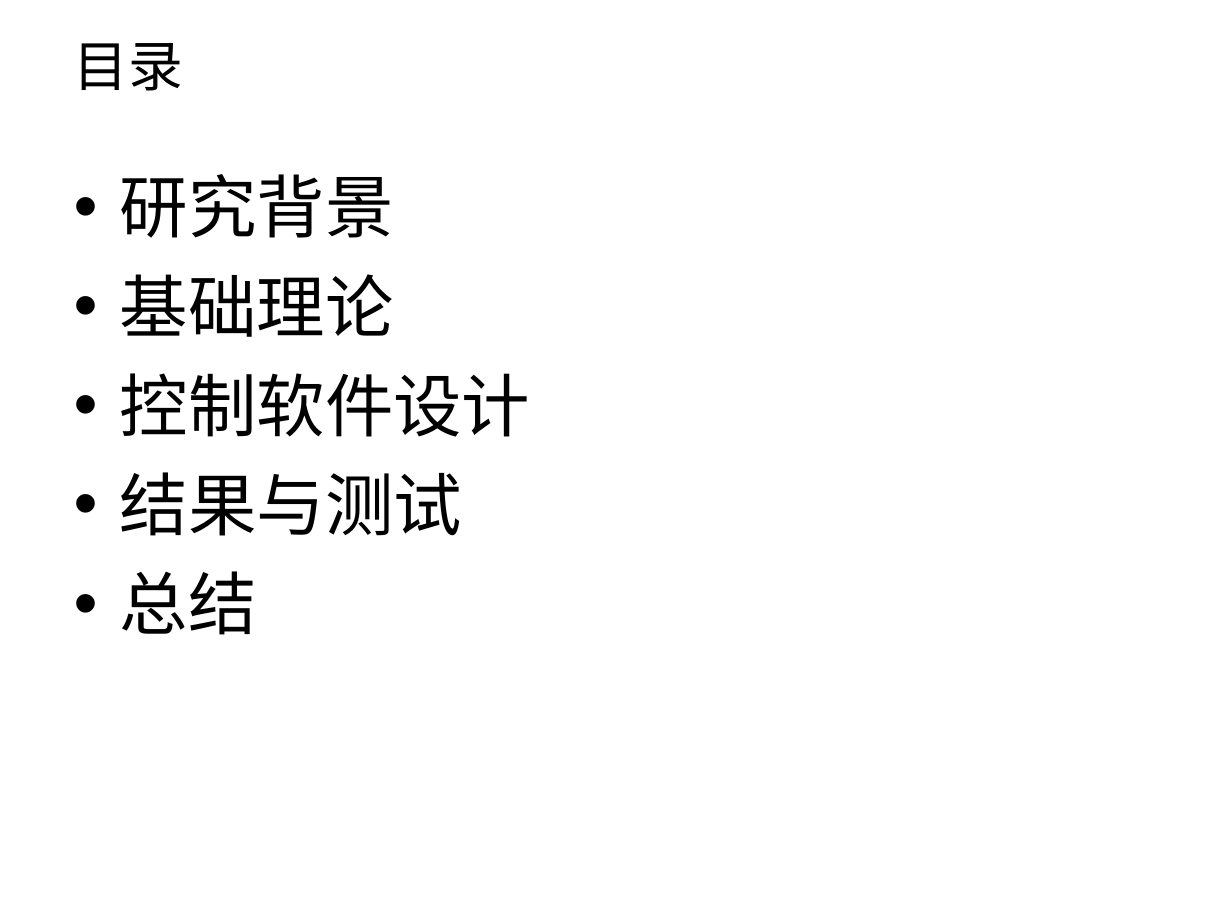
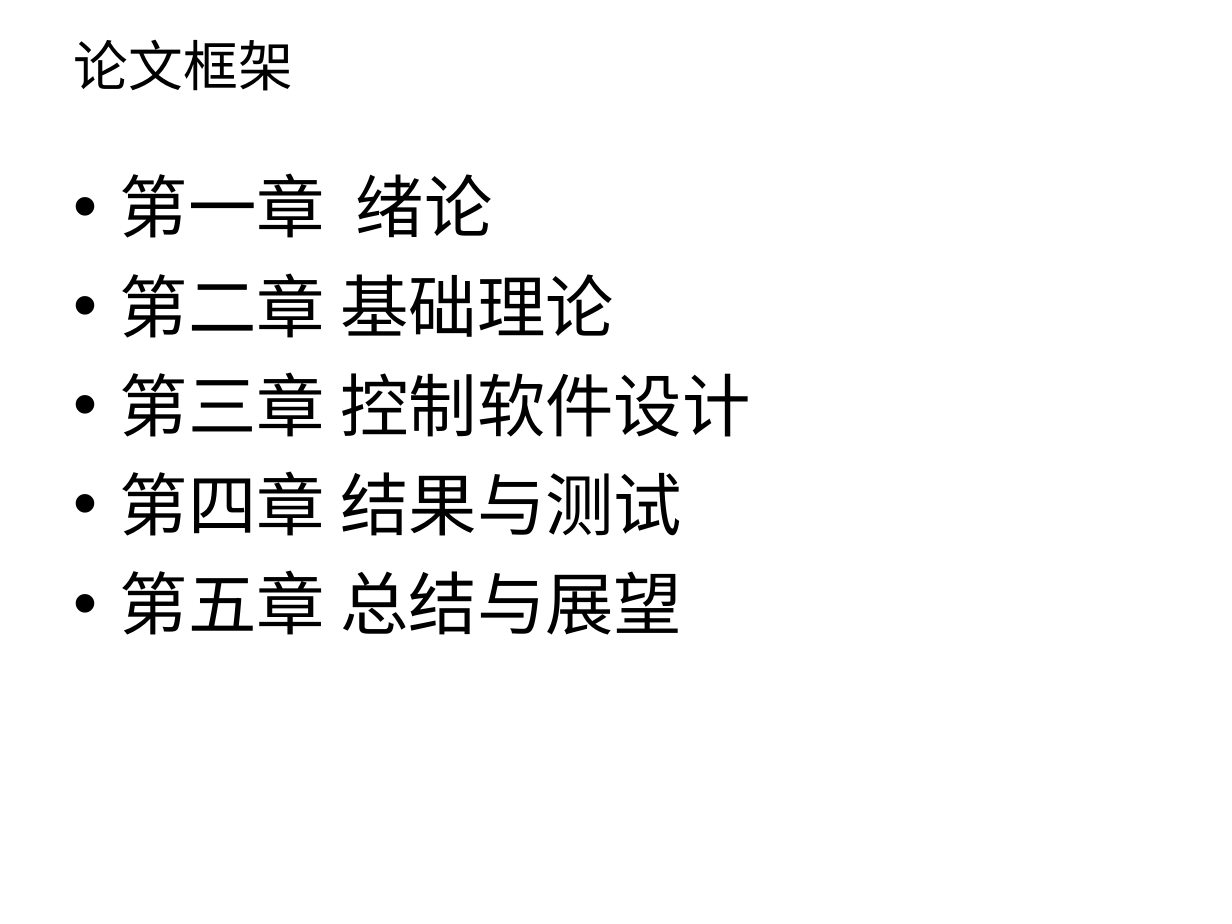
Before and after one commit to aihes/PylonCamera, a slide deck: slide 2 of paper/激光散斑系统CCD相机数据采集控制软件设计.ppt. Drawn at 1232x924 pixels with LibreOffice and Linux fonts; fonts in the diff are those of the drawing; background and template pictures are left out. Boxes give left, top, right and bottom in pixels: in the first picture for what was removed or moved away, otherwise in the second. Text is boxed around its words. In the diff, an @@ line names an element or a change of style, - is before the commit and + after.

```diff
--- a/paper/激光散斑系统CCD相机数据采集控制软件设计.ppt
+++ b/paper/激光散斑系统CCD相机数据采集控制软件设计.ppt
@@ title at (74,39,293,91): text changed @@
-目录
+论文框架
@@ text at (120,173,750,635): text changed @@
-• 研究背景
-• 基础理论
-• 控制软件设计
-• 结果与测试
-• 总结
+• 第一章 绪论
+• 第二章 基础理论
+• 第三章 控制软件设计
+• 第四章 结果与测试
+• 第五章 总结与展望
```
Also in this commit, not shown: 1 other slide changed, 3 other files.
